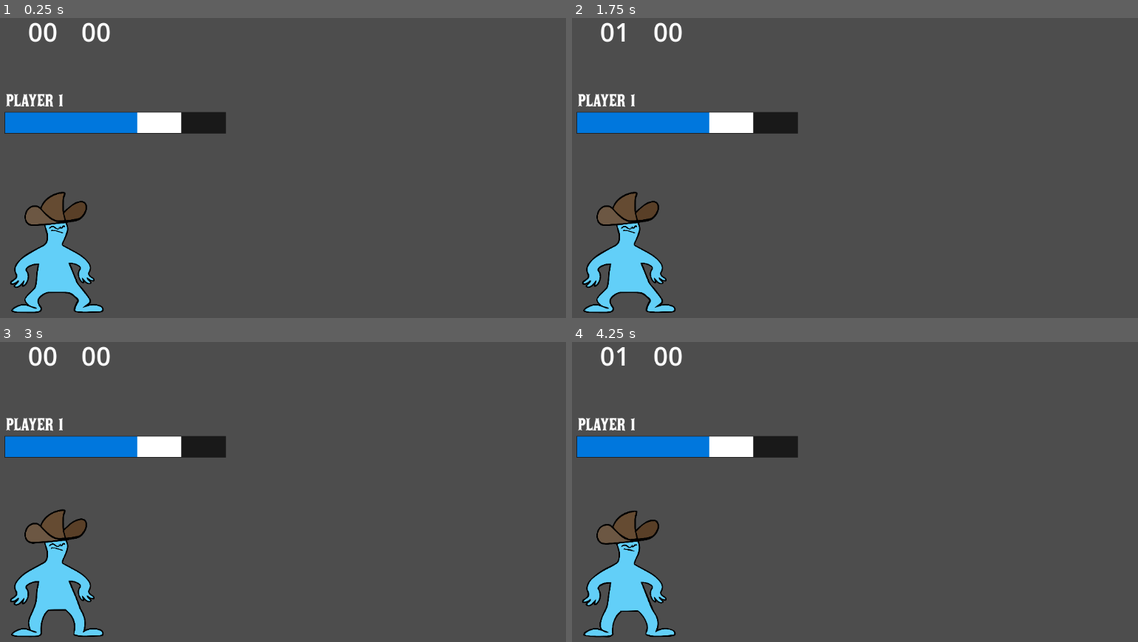
Above: before the commit, frames 1-4 (two rows, left to right).
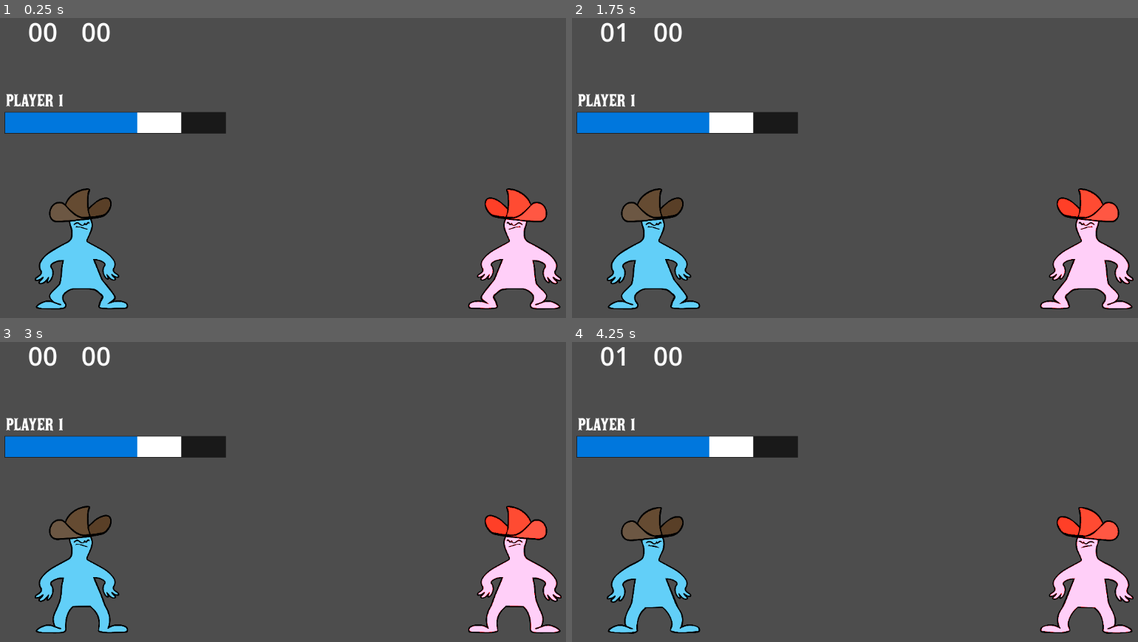
Above: after the commit, the same moments.

Repository: LukaBazooka/Mexican-Standoff
Game: Godot game, scene res://Duel.tscn
Two runs of this game, one before a commit and one after it. Both use one fixed random seed, a clock stepped at 60 frames per second and the inputs below.
Inputs:
- Up to frame 1 (0.25 s): no input
- Up to frame 2 (1.75 s): tap Enter (right_player_reload, bound only after the commit) at 0.5 s; hold Right (right_player_block) 0.53-1.28 s; tap 0 at 0.6 s; tap 1 at 0.8, 1.35 s; hold S (left_player_down) from 1.28 s (still down); tap 2 at 1.55 s
- Up to frame 3 (3 s): release S (left_player_down) at 2.03 s; hold Right (right_player_block) 2.03-2.78 s; tap 2 at 2.1 s; tap 3 at 2.3, 2.85 s; hold W (left_player_up) from 2.78 s (still down)
- Up to frame 4 (4.25 s): tap 4 at 3.05, 3.6 s; release W (left_player_up) at 3.53 s; hold A (left_player_block) from 3.53 s (still down); tap 5 at 3.8 s

The runs differ from the first frame. In frame 1, 7.4% of the frame differs, in the area x 1-100%, y 56-99%; in frame 2, 7.4%; in frame 3, 7.6%, in the area x 1-100%, y 54-99%; in frame 4, 7.6%.

Commit message:
added mid-air bullet collisoin

Diff:
--- a/Duel.gd
+++ b/Duel.gd
@@ -63,7 +63,8 @@
 		left_health = 1
 		right_health = 1
 	if left_health == 0:
-		print("Left player dead")
+		#print("Left player dead")
+		pass
 	if right_health == 0:
 		#print("Right player dead")
 		pass
@@ -107,3 +108,9 @@
 	var state_arr = state_dict.get([lp_state, rp_state], [0, 0])
 	left_health -= state_arr[0]
 	right_health -= state_arr[1]
+
+	if lp_state == 4 and rp_state == 4:
+		emit_signal("collision")
+
+
+signal collision
--- a/Duel.tscn
+++ b/Duel.tscn
@@ -251,7 +251,7 @@
 one_shot = true
 
 [node name="StateTimer" type="Timer" parent="."]
-wait_time = 0.05
+wait_time = 0.1
 one_shot = true
 
 [node name="Duel_Display" type="Label" parent="."]
@@ -268,19 +268,30 @@
 text = "00"
 
 [node name="LeftPlayer" parent="." instance=ExtResource("2_5t8go")]
-position = Vector2(-80, -42)
 
 [node name="gunpoint" type="Marker2D" parent="LeftPlayer"]
-position = Vector2(213, 499)
+position = Vector2(180, 475)
 
 [node name="charactersprite" type="AnimatedSprite2D" parent="LeftPlayer"]
-position = Vector2(163, 499)
+position = Vector2(131, 450)
 scale = Vector2(0.3, 0.3)
 sprite_frames = SubResource("SpriteFrames_eehnx")
 animation = &"draw"
 autoplay = "idle"
 
 [node name="RightPlayer" parent="." instance=ExtResource("2_ow1s3")]
+
+[node name="charactersprite" type="AnimatedSprite2D" parent="RightPlayer"]
+modulate = Color(81.47, 1, 1, 1)
+position = Vector2(923, 450)
+scale = Vector2(0.3, 0.3)
+sprite_frames = SubResource("SpriteFrames_eehnx")
+animation = &"idle"
+autoplay = "idle"
+flip_h = true
+
+[node name="gunpoint" type="Marker2D" parent="RightPlayer"]
+position = Vector2(870, 475)
 
 [node name="GUI" type="CanvasLayer" parent="."]
 
@@ -306,9 +317,11 @@
 text = "PLAYER 1"
 label_settings = SubResource("LabelSettings_pthoo")
 
+[connection signal="collision" from="." to="RightPlayer" method="_on_node_2d_collision"]
 [connection signal="timeout" from="Rest_Timer" to="." method="_on_rest_timer_timeout"]
 [connection signal="timeout" from="DuelTimer" to="." method="_on_duel_timer_timeout"]
 [connection signal="timeout" from="StateTimer" to="." method="_on_state_timer_timeout"]
 [connection signal="pass_up_l" from="LeftPlayer" to="." method="_on_left_player_pass_up_l"]
 [connection signal="animation_finished" from="LeftPlayer/charactersprite" to="LeftPlayer" method="_on_charactersprite_animation_finished"]
 [connection signal="pass_up_r" from="RightPlayer" to="." method="_on_right_player_pass_up_r"]
+[connection signal="animation_finished" from="RightPlayer/charactersprite" to="LeftPlayer" method="_on_charactersprite_animation_finished"]
--- a/LP_Duel.gd
+++ b/LP_Duel.gd
@@ -70,7 +70,6 @@
 			duel = false # stop from executing different states
 			ammo += 1
 			$charactersprite.play("reload")
-			#$charactersprite.
 
 
 func handle_input(key):
@@ -115,6 +114,6 @@
 		var bullet_instance = bullet_scene.instantiate()
 		bullet_instance.position = $gunpoint.position
 		add_child(bullet_instance)
+		get_child(2).get_child(1).set_disabled(false)
 		bullet_instance.linear_velocity.y = 200 * direction
-		print(bullet_instance.linear_velocity.y)
 		ammo -= 1
--- a/RP_Duel.gd
+++ b/RP_Duel.gd
@@ -1,5 +1,15 @@
 extends Node2D
 
+
+@onready var bullet_scene = load("res://bullet.tscn")
+
+
+
+#USE TO ESTABLISH HEALTH
+#healthbar.health = health
+const BULLET_UP = -1
+const BULLET_STRAIGHT = 0
+const BULLET_DOWN = 1
 #Key0 == draw, key4 == shoot
 var head_sequence = [KEY_0, KEY_1, KEY_4]
 var body_sequence = [KEY_0, KEY_2, KEY_4]
@@ -9,7 +19,7 @@
 var block_sequence = [KEY_5, KEY_1]
 var block_legs_sequence = [KEY_5, KEY_3]
 var input_buffer = []
-
+var ammo = 5
 var duel = false
 
 var countdown_value = 3
@@ -25,12 +35,15 @@
 func _duel_timeout():
 	duel = false
 	emit_signal("pass_up_r", 0)
+	$charactersprite.play("idle")
+
 
 # Called every frame. 'delta' is the elapsed time since the previous frame.
 func _process(delta):
 	if duel:
 		if Input.is_action_just_pressed("right_player_draw"):
 			handle_input(KEY_0)
+			$charactersprite.play("draw")
 		elif Input.is_action_just_pressed("right_player_up"):
 			handle_input(KEY_1)
 		elif Input.is_action_just_pressed("right_player_straight"):
@@ -41,6 +54,11 @@
 			handle_input(KEY_4)
 		elif Input.is_action_just_pressed("right_player_block"):
 			handle_input(KEY_5)
+		elif Input.is_action_just_pressed("right_player_reload"):
+			emit_signal("pass_up_r", 0) #no damage done
+			duel = false # stop from executing different states
+			ammo += 1
+			$charactersprite.play("reload")
 
 
 
@@ -60,17 +78,36 @@
 		elif input_buffer == head_sequence:
 			emit_signal("pass_up_r", 4)
 			duel = false
+			$charactersprite.play("shoot")
+			spawn_bullet(BULLET_UP)
 
 
 		elif input_buffer == body_sequence:
 			emit_signal("pass_up_r", 5)
 			duel = false
+			$charactersprite.play("shoot")
+			spawn_bullet(BULLET_STRAIGHT)
 
 
 		elif input_buffer == leg_sequence:
 			emit_signal("pass_up_r", 6)
-
 			duel = false
+			$charactersprite.play("shoot")
+			spawn_bullet(BULLET_DOWN)
 
 
 signal pass_up_r(data)
+
+func spawn_bullet(direction):
+	if ammo >= 1:
+		var bullet_instance = bullet_scene.instantiate()
+		bullet_instance.position = $gunpoint.position
+		add_child(bullet_instance)
+		bullet_instance.linear_velocity.x *= -1
+		bullet_instance.linear_velocity.y = 200 * direction
+		ammo -= 1
+
+
+
+func _on_node_2d_collision():
+	get_child(2).get_child(1).set_disabled(false)
--- a/RigidBody2D.gd
+++ b/RigidBody2D.gd
@@ -9,3 +9,10 @@
 func _ready():
 	gravity_scale = 0
 	linear_velocity = Vector2(speed, 0)
+
+
+
+
+
+func _on_bullet_timer_timeout():
+	queue_free()
--- a/bullet.tscn
+++ b/bullet.tscn
@@ -7,6 +7,8 @@
 size = Vector2(50, 50)
 
 [node name="bullet" type="RigidBody2D"]
+mass = 100.0
+inertia = 20.0
 script = ExtResource("1_umyy5")
 
 [node name="bulletSprite" type="Sprite2D" parent="."]
@@ -15,3 +17,10 @@
 
 [node name="CollisionShape2D" type="CollisionShape2D" parent="."]
 shape = SubResource("RectangleShape2D_y12ho")
+disabled = true
+
+[node name="BulletTimer" type="Timer" parent="."]
+wait_time = 1.5
+autostart = true
+
+[connection signal="timeout" from="BulletTimer" to="." method="_on_bullet_timer_timeout"]
--- a/project.godot
+++ b/project.godot
@@ -79,7 +79,7 @@
 }
 right_player_reload={
 "deadzone": 0.5,
-"events": [Object(InputEventKey,"resource_local_to_scene":fa …(140 unchanged characters)… d":false,"keycode":0,"physical_keycode":39,"key_label":0,"unicode":39,"echo":false,"script":null)
+"events": [Object(InputEventKey,"resource_local_to_scene":fa …(140 unchanged characters)… d":false,"keycode":0,"physical_keycode":4194309,"key_label":0,"unicode":0,"echo":false,"script":null)
 ]
 }
 left_player_reload={
